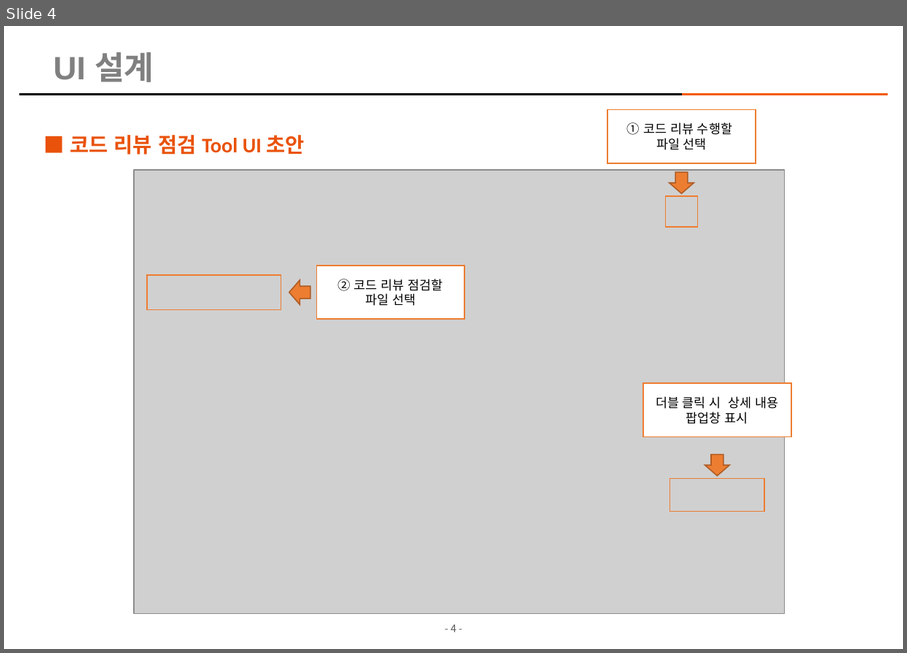
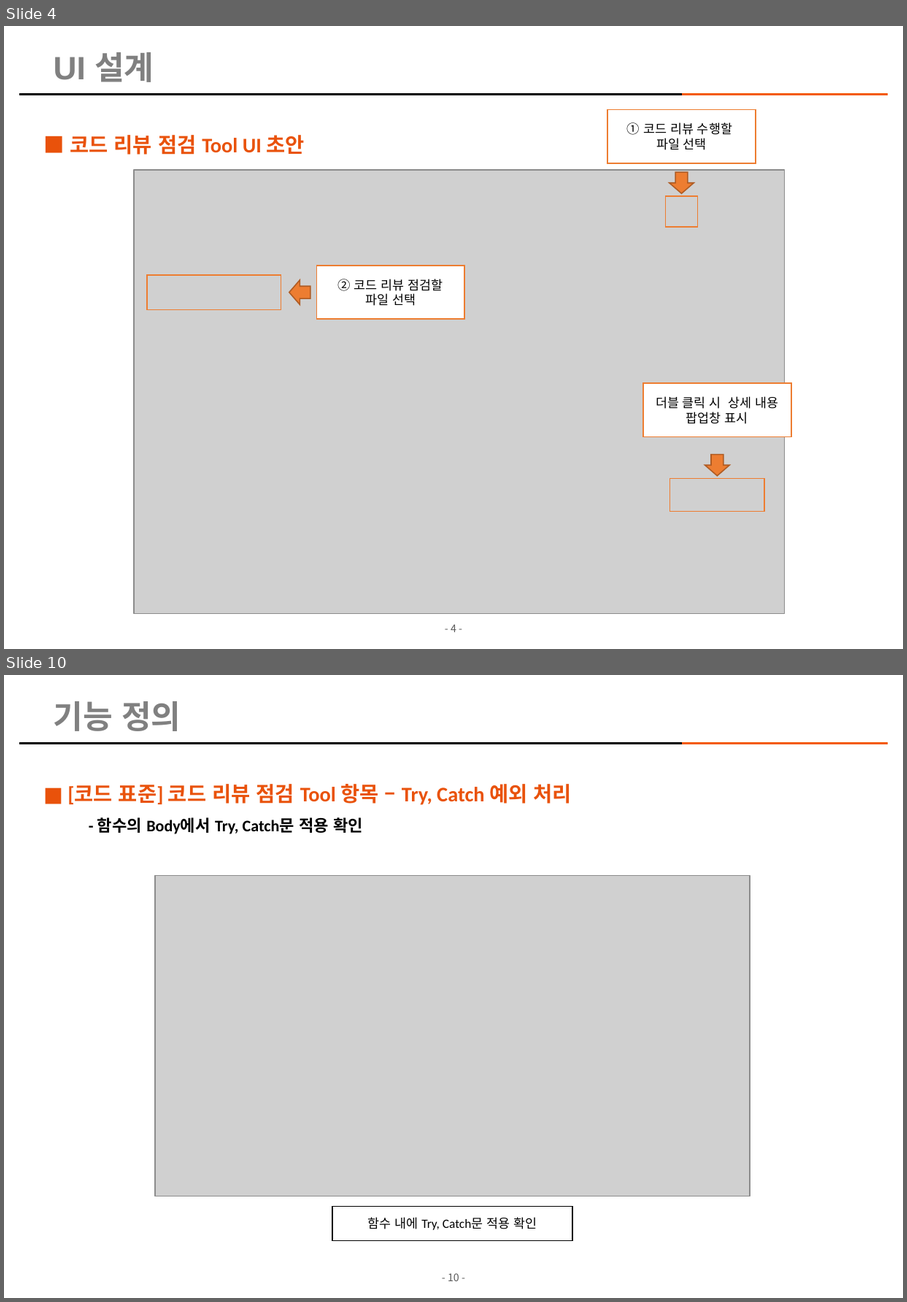
Before and after one commit to kimhopepa/PythonPjt, a slide deck: CodeReviewTool/doc/CodeReview_점검_Tool_개발계획서_rev06.pptx. Shown one above the other, each under a label of ours: slide 4 before the commit, slides 4 and 10 after it; the slides between them are not shown. The pictures are 907x653 and 907x1302 pixels, drawn with LibreOffice and Linux fonts; fonts in the diff are those of the drawing; grey boxes stand for pictures; background and template pictures are left out. Boxes give left, top, right and bottom in pixels: in the first picture for what was removed or moved away, otherwise in the second. Text is boxed around its words. In the diff, an @@ line names an element or a change of style, - is before the commit and + after.

```diff
--- a/CodeReviewTool/doc/CodeReview_점검_Tool_개발계획서_rev06.pptx
+++ b/CodeReviewTool/doc/CodeReview_점검_Tool_개발계획서_rev06.pptx
@@ slide 10 added at box(4, 675, 903, 1298), background picture (left out); not listed: 3 template elements that a slide beside it also shows @@
@@ title added at box(54, 701, 181, 731), 28 pt, text #808080, bold @@
+기능 정의
@@ text added at box(68, 784, 571, 834), 18 pt, text #E9520B, bold @@
+■ [코드 표준] 코드 리뷰 점검 Tool 항목 – Try, Catch 예외 처리
+      - 함수의 Body에서 Try, Catch문 적용 확인
@@ picture added at box(155, 875, 751, 1196) @@
@@ rectangle added at box(332, 1206, 573, 1241), fill #FFFFFF, outline #000000 1 pt, 11 pt, text #000000 @@
+함수 내에 Try, Catch문 적용 확인
```
Also in this commit, not shown: 6 slides changed, 4 other slides added, 10 slides removed, 7 other files.
